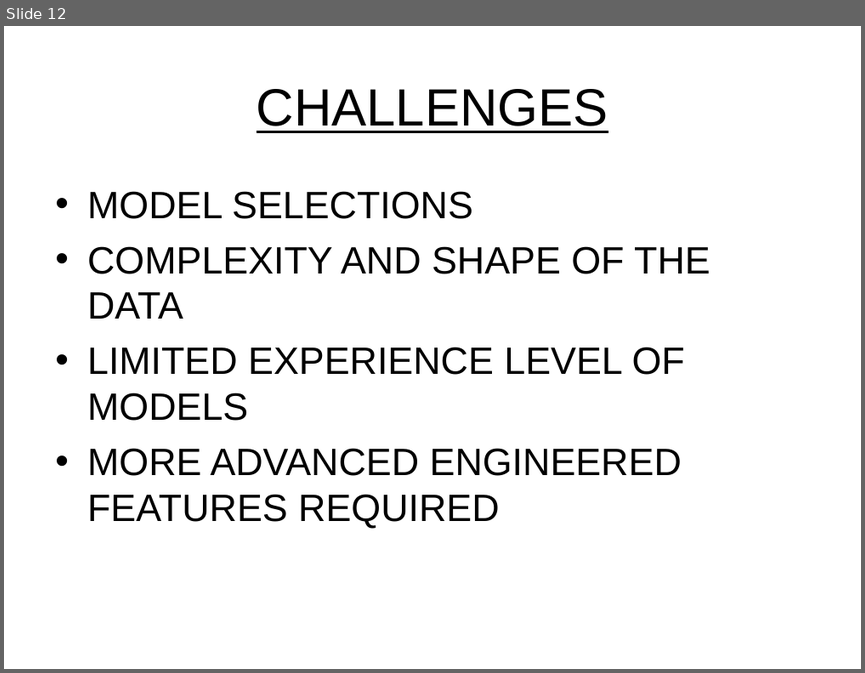
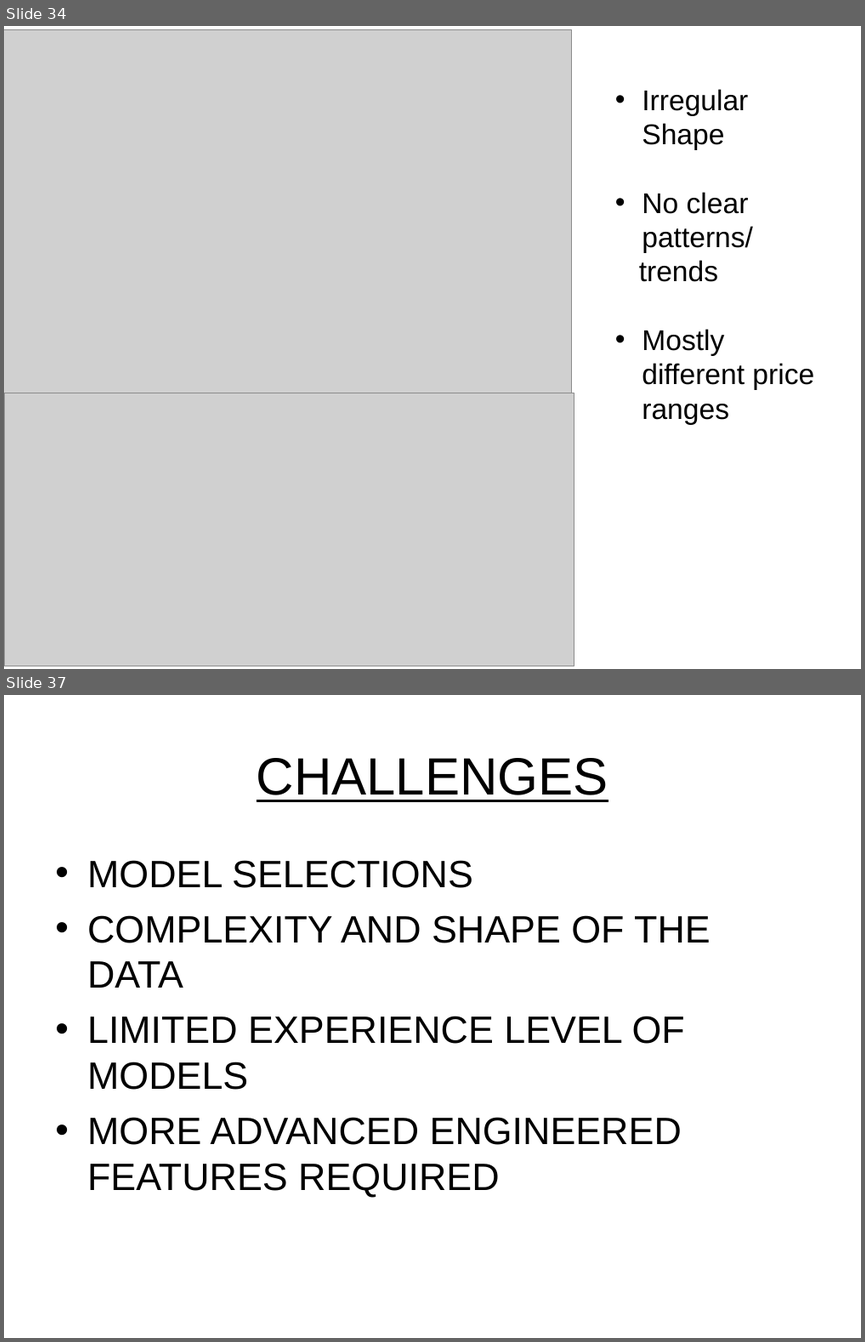
Before and after one commit to dadario10/Data_Modeling_Project, a slide deck: PowerPoint/Project 4 - SM Prediction.ppt. Shown one above the other, each under a label of ours: slide 12 before the commit, slides 34 and 37 after it; the slides between them are not shown. The pictures are 865x673 and 865x1342 pixels, drawn with LibreOffice and Linux fonts; fonts in the diff are those of the drawing; grey boxes stand for pictures; background and template pictures are left out. Boxes give left, top, right and bottom in pixels: in the first picture for what was removed or moved away, otherwise in the second. Text is boxed around its words. In the diff, an @@ line names an element or a change of style, - is before the commit and + after.

```diff
--- a/PowerPoint/Project 4 - SM Prediction.ppt
+++ b/PowerPoint/Project 4 - SM Prediction.ppt
@@ slide 34 added at (x1=4, y1=26, x2=861, y2=669), background picture (left out) @@
@@ picture added at (x1=4, y1=29, x2=571, y2=392) @@
@@ free added at (x1=607, y1=77, x2=837, y2=566), 24 pt, text #000000 @@
+• Irregular Shape
+• No clear patterns/
+trends
+• Mostly different price ranges
@@ picture added at (x1=5, y1=392, x2=574, y2=666) @@
@@ what was slide 12 is now slide 37 @@
```
Also in this commit, not shown: 4 slides changed, 26 other slides added, 2 slides removed.
